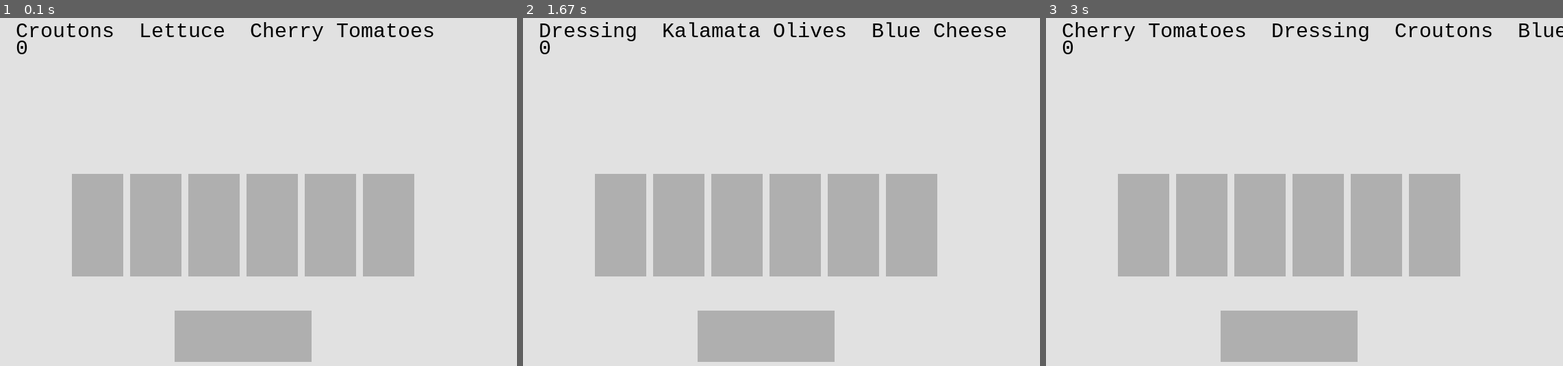
Above: before the commit, frames 1-3 (left to right).
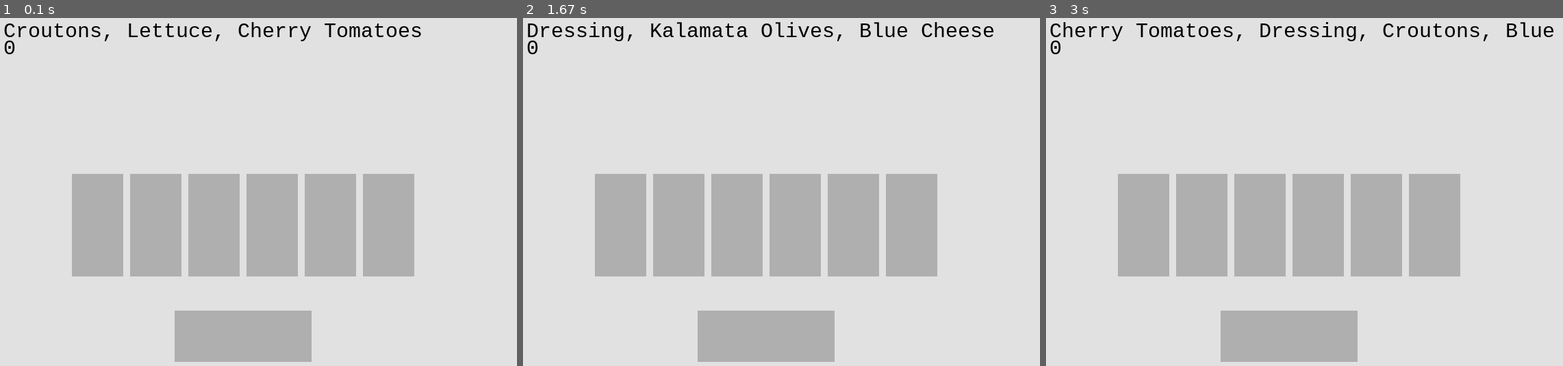
Above: after the commit, the same moments.

Repository: rfpoulos/order_up
Game: pygame game, started from my_pygame.py
Two runs of this game, one before a commit and one after it. Both use one fixed random seed, a clock stepped at 60 frames per second and the inputs below. The source is Python 2; it was converted automatically to run under Python 3.
Inputs (mouse positions are in pixels of both pictures, inside the frame that each line leads up to):
- Up to frame 1 (0.1 s): no input
- Up to frame 2 (1.67 s): click (765, 334) at 0.88 s
- Up to frame 3 (3 s): click (1288, 334) at 1.8 s

The runs differ from the first frame. In frame 1, 1.2% of the frame differs, in the area x 0-84%, y 1-11%; in frame 2, 1.5%; in frame 3, 1.5%, in the area x 0-100%, y 1-11%.

Commit message:
Used join method instead of iterating through list to get string of text

Diff:
--- a/my_pygame.py
+++ b/my_pygame.py
@@ -9,18 +9,14 @@
 done = False
 
 class Button(object):
-    def __init__(self, xcoor, ycoor, width, height):
+    def __init__(self, name, xcoor, ycoor, width, height):
+        self.name = name
         self.xcoor = xcoor
         self.ycoor = ycoor
         self.width = width
         self.height = height
     def draw_button(self):
         pygame.draw.rect(screen, (175, 175, 175), (self.xcoor, self.ycoor, self.width, self.height))
-
-class IngredientButton(Button):
-    def __init__(self, name, *args):
-        super(IngredientButton, self).__init__(*args)
-        self.name = name
 class Bowl:
     def __init__(self, ingredients = []):
         self.ingredients = ingredients
@@ -44,17 +40,17 @@
 ingredient_width = 75
 ingredient_height = 150
 shape = (ingredient_y, ingredient_width, ingredient_height)
-lettuce = IngredientButton("Lettuce", 150, *shape)
-olives = IngredientButton("Kalamata Olives", 235, *shape)
-cheese = IngredientButton("Blue Cheese", 320, *shape)
-tomatoes = IngredientButton("Cherry Tomatoes", 405, *shape)
-croutons = IngredientButton("Croutons", 490, *shape)
-dressing = IngredientButton("Dressing", 575, *shape)
+lettuce = Button("Lettuce", 150, *shape)
+olives = Button("Kalamata Olives", 235, *shape)
+cheese = Button("Blue Cheese", 320, *shape)
+tomatoes = Button("Cherry Tomatoes", 405, *shape)
+croutons = Button("Croutons", 490, *shape)
+dressing = Button("Dressing", 575, *shape)
 
 list_of_ingredients = [lettuce, olives, cheese, tomatoes, croutons, dressing]
 
 #Other Buttons
-order_up = Button(300, 500, 200, 75)
+order_up = Button("Order Up", 300, 500, 200, 75)
 
 bowl_key = Bowl()
 bowl_key.generate_order(list_of_ingredients)
@@ -89,12 +85,10 @@
         dressing.draw_button()
 
         order_up.draw_button()
-        current_order = ""
-        for entry in bowl_key.ingredients:
-            current_order = "%s %s " % (current_order, entry)
+        current_order = ", ".join(bowl_key.ingredients)
         myfont = pygame.font.SysFont("monospace", 30)
         label = myfont.render("%s" % current_order, 1, (0, 0, 0))
-        score_label = myfont.render(" %s" % score, 2, (0, 0, 0))
+        score_label = myfont.render("%s" % score, 2, (0, 0, 0))
         screen.blit(label, (50, 75))
         screen.blit(score_label, (50, 100))
 
